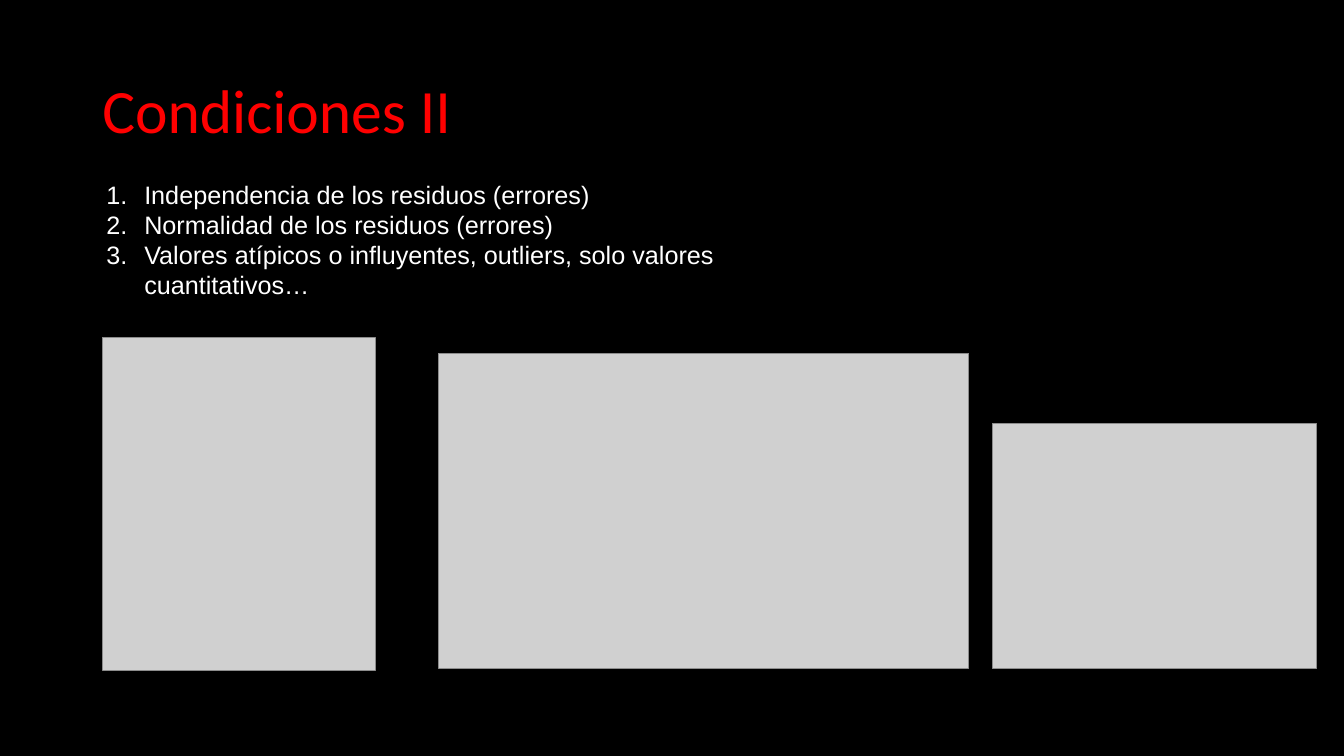
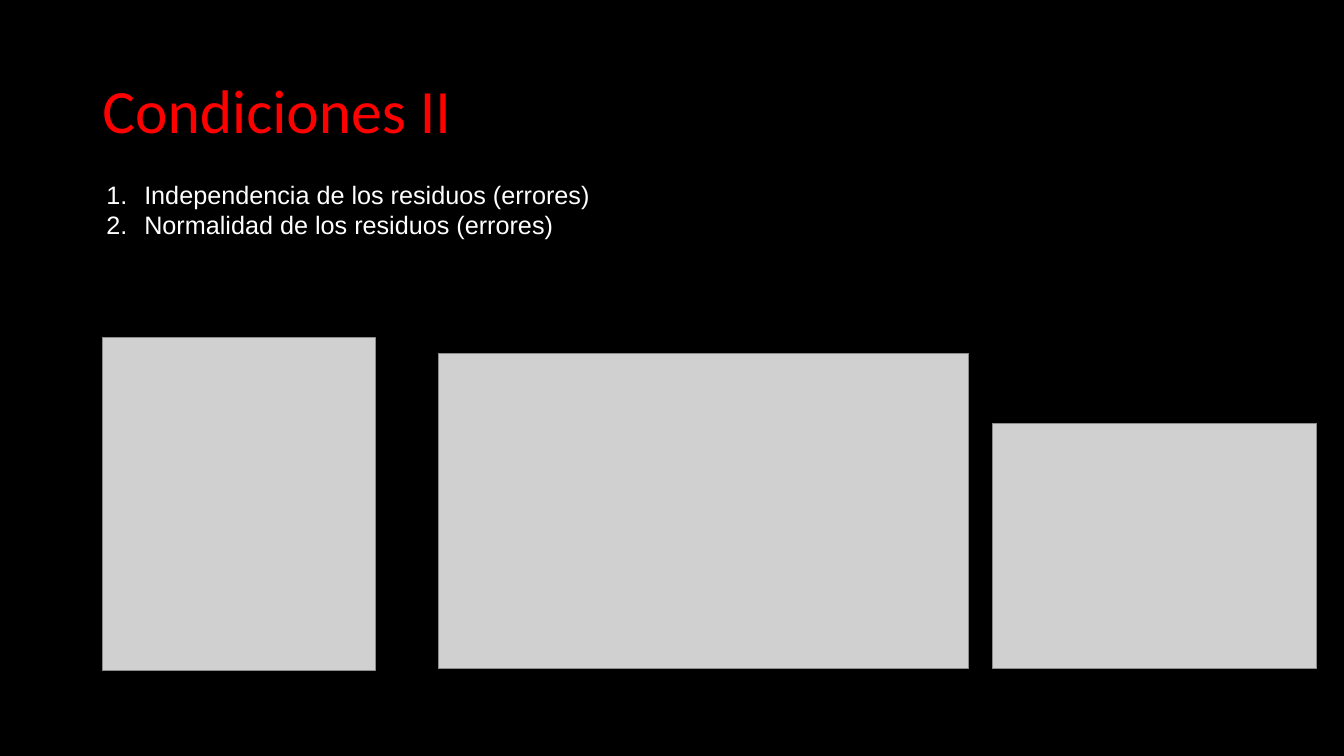
Before and after one commit to hegoithebridge/2503_dsft_thebridge, a slide deck: slide 20 of 3-Machine_Learning/1-Supervisado/1-Regression/1-Linear_Regression/Linear_regression.pptx. Drawn at 1344x756 pixels with LibreOffice and Linux fonts; fonts in the diff are those of the drawing; grey boxes stand for pictures. Boxes give left, top, right and bottom in pixels: in the first picture for what was removed or moved away, otherwise in the second. Text is boxed around its words. In the diff, an @@ line names an element or a change of style, - is before the commit and + after.

```diff
--- a/3-Machine_Learning/1-Supervisado/1-Regression/1-Linear_Regression/Linear_regression.pptx
+++ b/3-Machine_Learning/1-Supervisado/1-Regression/1-Linear_Regression/Linear_regression.pptx
@@ text at [144, 245, 713, 295]: paragraph removed @@
-3. Valores atípicos o influyentes, outliers, solo valores cuantitativos…
```
Also in this commit, not shown: 2 other files.
